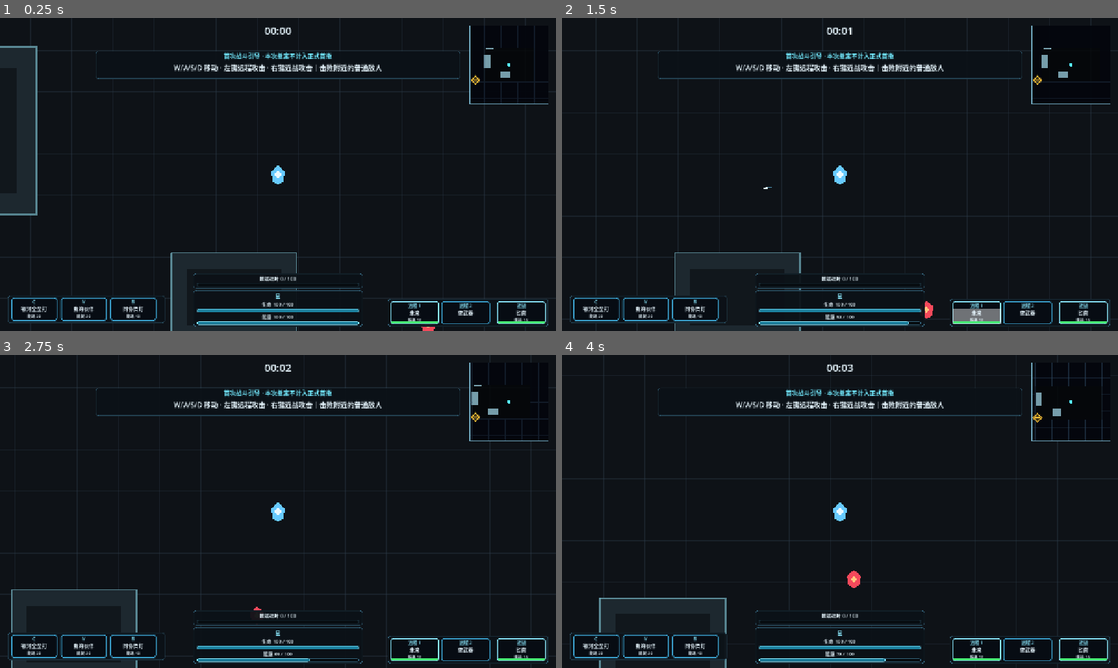
Above: before the commit, frames 1-4 (two rows, left to right).
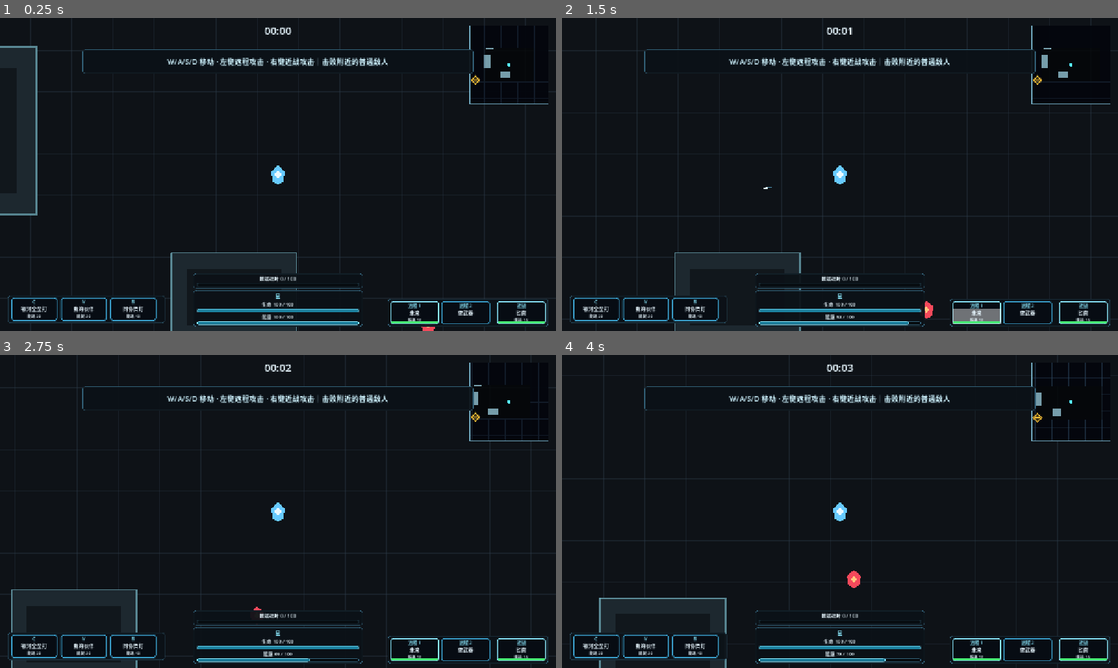
Above: after the commit, the same moments.

Repository: LisBam/StarHacker
Game: Godot game, scene res://scenes/game/startup_router.tscn
Same seed, same stepped clock (60 frames per second), same inputs: the game is played once before the commit and once after it.
Inputs (mouse positions are in pixels of both pictures, inside the frame that each line leads up to):
- Up to frame 1 (0.25 s): no input
- Up to frame 2 (1.5 s): tap Enter at 0.5 s; move the mouse to (962, 158) at 0.52 s; hold D (move_right) 0.53-1.25 s; click (962, 158) at 0.6 s; drag from (728, 190) to (862, 174) at 1.27 s
- Up to frame 3 (2.75 s): move the mouse to (333, 442) at 2.02 s; hold D (move_right) from 2.03 s (still down); tap Space (dodge) at 2.1 s
- Up to frame 4 (4 s): release D (move_right) at 2.75 s; drag from (812, 574) to (862, 511) at 2.77 s; move the mouse to (1006, 558) at 3.52 s; hold A (move_left) from 3.53 s (still down); tap H (select_hack_protocol) at 3.6 s

The runs differ from the first frame. In frame 1, 2.0% of the frame differs, in the area x 14-86%, y 10-20%; in frame 2, 2.0%; in frame 3, 2.0%; in frame 4, 2.0%.

Commit message:
1. 移除新手引导顶部固定说明   2. 调整新手引导目标横幅布局   3. 完善新手引导界面文档

Diff:
--- a/scripts/ui/combat_hud.gd
+++ b/scripts/ui/combat_hud.gd
@@ -110,10 +110,10 @@
 const SINGLE_MODE_EXTENSION_VIEW_BUTTON_BOTTOM: float = 22.0
 ## 骇入协议选择窗口半尺寸；默认 390×250，完整窗口为 780×500 并容纳三张等宽候选卡。
 const HACK_PROTOCOL_SELECT_PANEL_HALF_SIZE: Vector2 = Vector2(390.0, 250.0)
-## 首次新手引导目标面板左上偏移；相对屏幕顶部中央为 (-420, 76)，避开上方计时与撤离状态。
-const FIRST_RUN_TUTORIAL_PANEL_TOP_LEFT: Vector2 = Vector2(-420.0, 76.0)
-## 首次新手引导目标面板右下偏移；相对屏幕顶部中央为 (420, 140)，提供单行长目标的稳定宽度。
-const FIRST_RUN_TUTORIAL_PANEL_BOTTOM_RIGHT: Vector2 = Vector2(420.0, 140.0)
+## 首次新手引导目标面板左上偏移；相对屏幕顶部中央为 (-450, 72)，与顶部战斗状态保留 4 像素间距。
+const FIRST_RUN_TUTORIAL_PANEL_TOP_LEFT: Vector2 = Vector2(-450.0, 72.0)
+## 首次新手引导目标面板右下偏移；相对屏幕顶部中央为 (450, 128)，形成 900×56 像素的单层目标横幅。
+const FIRST_RUN_TUTORIAL_PANEL_BOTTOM_RIGHT: Vector2 = Vector2(450.0, 128.0)
 
 ## 玩家节点路径；默认指向同一游戏世界下的 Player，必须解析到玩家根节点，运行时通常不修改。
 @export var player_path: NodePath = ^"../Player"
@@ -1453,10 +1453,10 @@
 
 
 func _build_first_run_tutorial_panel() -> void:
-	## 创建首次战斗引导的单目标面板；面板只展示当前一步，不用多页说明遮挡真实战斗。
+	## 创建首次战斗引导的单层目标横幅；只显示当前行动目标，不重复展示引导名称或结算性质。
 	if _root_control == null or _first_run_tutorial_panel != null:
 		return
-	# 引导外层面板；锚定顶部中央并忽略鼠标，所有教学操作继续直接作用于战斗。
+	# 引导外层面板；锚定顶部中央并忽略鼠标，紧凑单层布局不会遮挡额外战斗视野。
 	var tutorial_panel: PanelContainer = PanelContainer.new()
 	tutorial_panel.name = "FirstRunTutorialPanel"
 	tutorial_panel.visible = false
@@ -1472,24 +1472,17 @@
 	UI_STYLE_GUIDE.apply_section_panel(tutorial_panel)
 	_root_control.add_child(tutorial_panel)
 	_first_run_tutorial_panel = tutorial_panel
-	# 引导内容容器；只承载固定标题和随阶段变化的一行动目标。
-	var tutorial_content: VBoxContainer = VBoxContainer.new()
-	tutorial_content.add_theme_constant_override("separation", 4)
-	tutorial_panel.add_child(tutorial_content)
-	# 引导标题；明确当前撤离是教学，不会被误认为已经完成首次正式撤离。
-	var tutorial_title_label: Label = Label.new()
-	tutorial_title_label.text = "首次战斗引导 · 本次撤离不计入正式首撤"
-	tutorial_title_label.horizontal_alignment = HORIZONTAL_ALIGNMENT_CENTER
-	tutorial_title_label.add_theme_font_size_override("font_size", 14)
-	tutorial_title_label.add_theme_color_override("font_color", Color(0.45, 0.92, 1.0, 1.0))
-	tutorial_content.add_child(tutorial_title_label)
-	# 引导目标文本；允许自动换行，窄分辨率下仍能完整显示当前操作。
+	# 引导目标文本；直接填充横幅并水平、垂直居中，窄分辨率下允许自动换行以保持内容完整。
 	var tutorial_objective_label: Label = Label.new()
 	tutorial_objective_label.text = ""
 	tutorial_objective_label.horizontal_alignment = HORIZONTAL_ALIGNMENT_CENTER
+	tutorial_objective_label.vertical_alignment = VERTICAL_ALIGNMENT_CENTER
 	tutorial_objective_label.autowrap_mode = TextServer.AUTOWRAP_WORD_SMART
-	tutorial_objective_label.add_theme_font_size_override("font_size", 16)
-	tutorial_content.add_child(tutorial_objective_label)
+	tutorial_objective_label.add_theme_font_size_override("font_size", 17)
+	tutorial_objective_label.add_theme_color_override("font_color", Color(0.82, 0.96, 1.0, 1.0))
+	tutorial_objective_label.add_theme_color_override("font_outline_color", Color(0.02, 0.07, 0.12, 0.92))
+	tutorial_objective_label.add_theme_constant_override("outline_size", 3)
+	tutorial_panel.add_child(tutorial_objective_label)
 	_first_run_tutorial_objective_label = tutorial_objective_label
 
 
Not shown, changed: docs/game_framework.md
Not shown, changed: docs/ui_style.md
Not shown, changed: docs/游戏机制与玩法内容.md
Not shown, changed: 临时反馈文档.md
